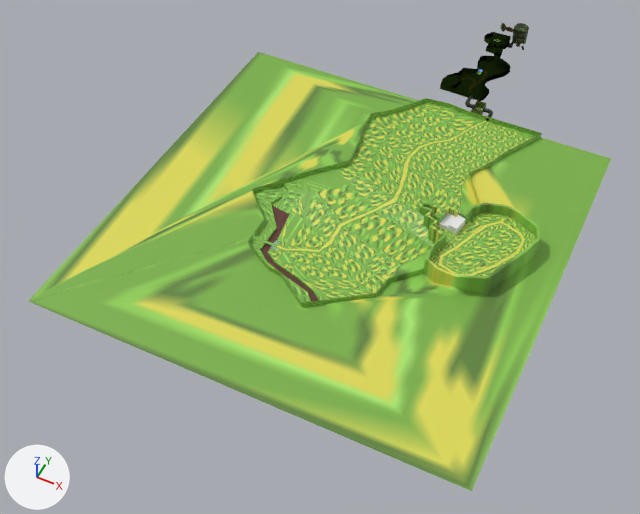
Renders of the Blender file dev/blender_scenes/deku_tree2.blend from each side of a commit.
Rendered twice from a camera (50 mm lens) standing at (274.0, -1271.0, 889.0) and looking at (-111.0, -501.0, -73.0). The axes (+X, +Y, +Z) are drawn at lower left. The lights are the same throughout. The picture after the commit comes second.
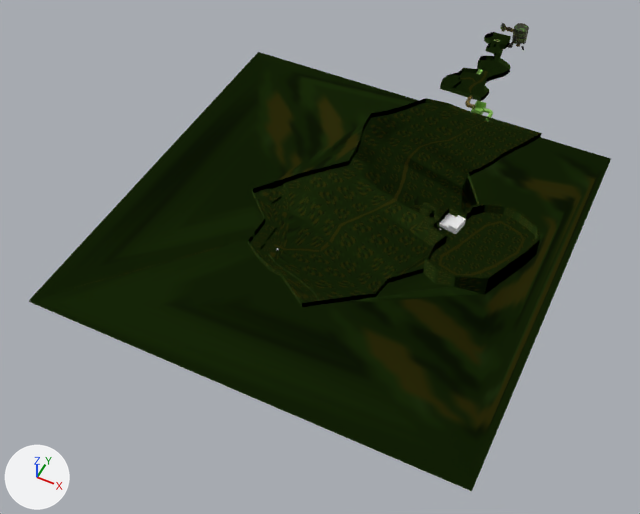
Location of each change, (x1, y1, x2, y2) in pixels of the pictures (640 x 514 px):
'Plane.010', surface changed, reshaped (green to black)
    both: (29, 52, 611, 491)
part 1 of me_plane_013, deleted
    before: (459, 264, 497, 276)
part 2 of me_plane_013, surface changed (green to black)
    both: (29, 52, 611, 491)
part 3 of me_plane_013, recoloured
    both: (274, 121, 525, 275)

The change, as a list of edits to the scene's bpy script:
```text
Add img_grs_snd_png:
    img_grs_snd_png = load_image('grs_snd.png', '../images/grs_snd.png', 32, 32, 'sRGB')
Change mat_material:
    where n2 = _N.new('ShaderNodeTexImage'); n2.name = 'Image Texture'
    n2.image: img_tex01_png -> img_grs_snd_png
    add n3 = _N.new('ShaderNodeVertexColor'); n3.name = 'Color Attribute'
    add n4 = _N.new('ShaderNodeVectorMath'); n4.name = 'Vector Math'
    add n4.operation = 'MULTIPLY'
    where n0 = _N.new('ShaderNodeBsdfPrincipled'); n0.name = 'Principled BSDF'
    remove _L.new(n2.outputs[0], n0.inputs[0])  # 'Color' to 'Base Color'
    add _L.new(n3.outputs[0], n4.inputs[0])  # 'Color' to 'Vector'
    add _L.new(n2.outputs[0], n4.inputs[1])  # 'Color' to 'Vector'
    add _L.new(n4.outputs[0], n0.inputs[0])  # 'Vector' to 'Base Color'
Change me_plane_013:
    used by ob_plane_010; location = (-76.0, -503.0, 14.0)
    remove me_plane_013.from_pydata(...)  # 660 vertices, 565 faces; spans x -296.0..296.0, y -300.0..300.0, z -4.0..31.0
    add me_plane_013.from_pydata(...)  # 659 vertices, 564 faces; spans x -296.0..296.0, y -300.0..300.0, z -4.0..31.0
    me_plane_013 part 1: 1 vertex removed from x 193.0, y -21.0, z 16.0
    me_plane_013 part 2: 562 kept faces spanning x -296.0..296.0, y -300.0..300.0, z -4.0..31.0 get new texture (UV) coordinates
    me_plane_013 part 3: 32 faces spanning x -64.0..236.0, y -79.0..296.0, z 0.0..17.0 switch from mat_material (picture img_tex01_png) to mat_material_002 (picture img_roadt_png)
```
